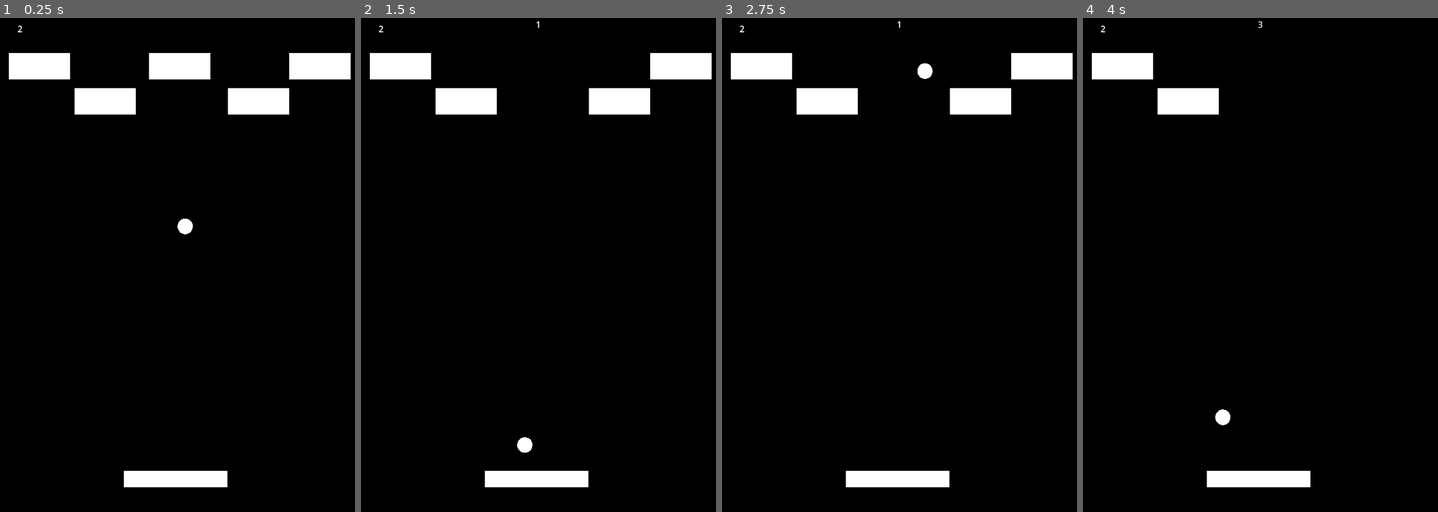
Above: before the commit, frames 1-4 (left to right).
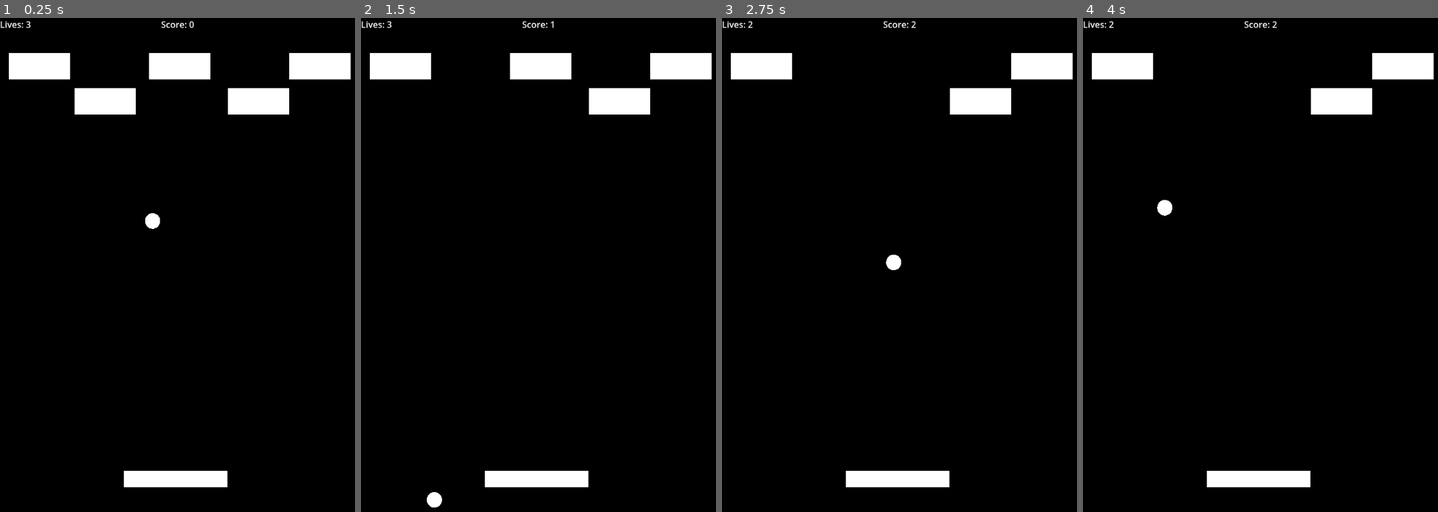
Above: after the commit, the same moments.

Repository: patricoda/breakout
Game: Godot game, scene res://main.tscn
Same seed, same stepped clock (60 frames per second), same inputs: the game is played once before the commit and once after it.
Inputs:
- Up to frame 1 (0.25 s): no input
- Up to frame 2 (1.5 s): no input
- Up to frame 3 (2.75 s): no input
- Up to frame 4 (4 s): no input

The runs differ from the first frame. In frame 1, 0.4% of the frame differs, in the area x 0-55%, y 0-44%; in frame 2, 2.3%; in frame 3, 1.3%; in frame 4, 3.2%, in the area x 0-99%, y 0-83%.

Commit message:
handle level completion / game over

Diff:
--- a/main.gd
+++ b/main.gd
@@ -4,8 +4,9 @@
 @export var ball_speed = 600;
 @export var ball_speed_increment = 50;
 
+var initialLives = 3;
 var score = 0;
-var lives = 3;
+var lives = 0;
 var activeBricks = 0;
 
 const levelPaths = [
@@ -18,32 +19,50 @@
 	init_round();
 
 func init_round():
+	$Message.hide();
 	load_level();
+	set_initial_values();
 	start_round();
 
+func set_initial_values():
+	update_score(0);
+	update_lives(initialLives);
+
 func load_level():
+	clear_brick_area();
+
 	var level = load(levelPaths[currentLevel]).instantiate();
 	$BrickArea.add_child(level);
+
 	activeBricks = get_tree().get_nodes_in_group('bricks').size();
 
-func update_score():
-	score += 1;
+func clear_brick_area():
+	for child in $BrickArea.get_children():
+		$BrickArea.remove_child(child)
+		child.queue_free()
+
+
+
+func update_score(newScore):
+	score = newScore;
 	update_score_display();
 
 func update_score_display():
-	$Score.text = str(score);
+	$Score.text = "Score: " + str(score);
 
-func update_lives():
-	lives -= 1;
+func update_lives(lifeCount):
+	lives = lifeCount;
 	update_lives_display();
 
 func update_lives_display():
-	$Lives.text = str(lives);
+	$Lives.text = "Lives: " + str(lives);
 
 func start_round():
 	$Ball.speed = ball_speed
 	$Ball.position = Vector2($Arena.size.x / 2, $Arena.size.y / 2);
 	$Ball.velocity = Vector2(randf_range(-300, 300), -ball_speed);
+	$Ball/CollisionShape2D.disabled = false;
+	$Ball.show();
 
 func _on_ball_collided(col):
 	if col.get_collider().is_in_group('bricks'):
@@ -52,16 +71,38 @@
 func handle_brick_collision(brick):
 	brick.destroy();
 	activeBricks -= 1;
-	update_score();
+	update_score(score + 1);
 
 	if(activeBricks == 0):
 		handle_level_complete();
 	else:
 		$Ball.adjust_speed(ball_speed_increment);
 
+func handle_life_lost():
+	update_lives(lives - 1);
+
+	if(lives == 0):
+		handle_game_over();
+	else:
+		start_round();
+
 func handle_level_complete():
+	handle_level_end("Level complete!");
+
+func handle_game_over():
+	handle_level_end("Game over!");
+
+func handle_level_end(message):
+	$Ball.hide()
+	$Ball/CollisionShape2D.disabled = true;
+
+	display_message(message);
+	await get_tree().create_timer(2.0).timeout
 	init_round();
 
+func display_message(message):
+	$Message.show();
+	$Message.text = message;
+
 func _on_kill_zone_body_entered(body):
-	update_lives();
-	start_round();
+	handle_life_lost();
--- a/main.tscn
+++ b/main.tscn
@@ -11,10 +11,13 @@
 size = Vector2(688, 18.5)
 
 [sub_resource type="RectangleShape2D" id="RectangleShape2D_2w5jv"]
-size = Vector2(554, 20)
+size = Vector2(570, 20)
 
 [sub_resource type="RectangleShape2D" id="RectangleShape2D_6q05h"]
 size = Vector2(632, 320)
+
+[sub_resource type="LabelSettings" id="LabelSettings_rqa22"]
+font_size = 64
 
 [node name="Main" type="Node"]
 script = ExtResource("1_ryb73")
@@ -54,10 +57,8 @@
 shape = SubResource("RectangleShape2D_uq53f")
 
 [node name="Lives" type="Label" parent="."]
-offset_left = 32.0
-offset_top = 8.0
-offset_right = 72.0
-offset_bottom = 48.0
+offset_right = 40.0
+offset_bottom = 40.0
 
 [node name="Score" type="Label" parent="."]
 anchors_preset = 5
@@ -71,11 +72,11 @@
 horizontal_alignment = 2
 
 [node name="KillZone" type="Area2D" parent="."]
-position = Vector2(-8, 1008)
+position = Vector2(16, 1008)
 scale = Vector2(1.2, 1)
 
 [node name="CollisionShape2D" type="CollisionShape2D" parent="KillZone"]
-position = Vector2(273.333, 0)
+position = Vector2(255, 16)
 shape = SubResource("RectangleShape2D_2w5jv")
 
 [node name="BrickArea" type="Area2D" parent="."]
@@ -85,5 +86,23 @@
 position = Vector2(316, 160)
 shape = SubResource("RectangleShape2D_6q05h")
 
+[node name="Message" type="Label" parent="."]
+visible = false
+anchors_preset = 8
+anchor_left = 0.5
+anchor_top = 0.5
+anchor_right = 0.5
+anchor_bottom = 0.5
+offset_left = -236.0
+offset_top = -75.5
+offset_right = 236.0
+offset_bottom = 75.5
+grow_horizontal = 2
+grow_vertical = 2
+text = "Game Over!"
+label_settings = SubResource("LabelSettings_rqa22")
+horizontal_alignment = 1
+vertical_alignment = 1
+
 [connection signal="collided" from="Ball" to="." method="_on_ball_collided"]
 [connection signal="body_entered" from="KillZone" to="." method="_on_kill_zone_body_entered"]
Not shown: 1 places in main.tscn that only renumber resources
